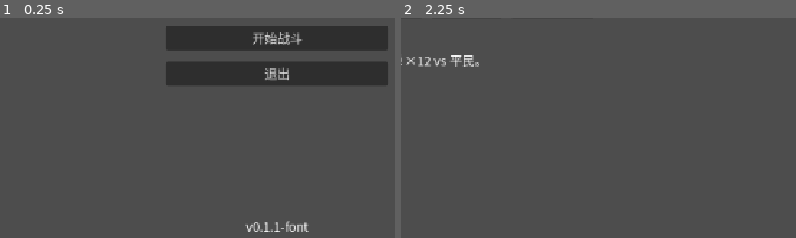
Above: before the commit, frames 1-2 (left to right).
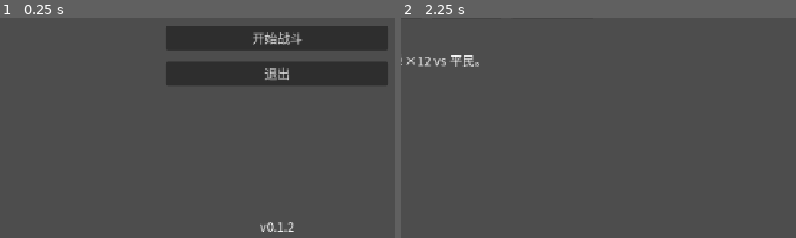
Above: after the commit, the same moments.

Repository: pineapplecat123/project001
Game: Godot game, scene res://scenes/main.tscn
The game is run twice, just before and just after one commit, with the same random seed, the same clock (stepped at 60 frames per second) and the same inputs.
Inputs:
- Up to frame 1 (0.25 s): no input
- Up to frame 2 (2.25 s): click "开始战斗" at 0.5 s; click "返回菜单" at 1.25 s; click "开始战斗" at 2 s
The pictures show only the part of the screen within x 15-65%, y 50-100%; the shares and areas given below are measured in that part.

The runs differ from the first frame. In frame 1, 0.4% of the frame differs, in the area x 62-79%, y 92-98%; in frame 2, nothing differs.

Commit message:
fix: Pages 导出资源按 commit SHA 改名，避开浏览器缓存
版本号改为 0.1.2，硬刷新后应看到新版本。

Diff:
--- a/scenes/main.tscn
+++ b/scenes/main.tscn
@@ -62,7 +62,7 @@
 offset_bottom = -12.0
 grow_horizontal = 2
 grow_vertical = 0
-text = "v0.1.1-font"
+text = "v0.1.2"
 horizontal_alignment = 1
 
 [connection signal="pressed" from="Center/BtnStart" to="." method="_on_start_pressed"]
--- a/scripts/main.gd
+++ b/scripts/main.gd
@@ -1,7 +1,7 @@
 extends Control
 ## 主菜单：开始战斗 / 退出；底部版本号。无地图。
 
-const VERSION := "0.1.1-font"
+const VERSION := "0.1.2"
 
 
 func _ready() -> void:
Not shown, changed: .github/workflows/pages.yml
